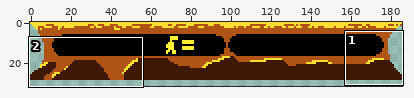
Sprite sheet, stored at src/pics/groundBottom.png. The picture above shows the old version from afar; the outline marks the close-up.
Close-up. Earlier state:
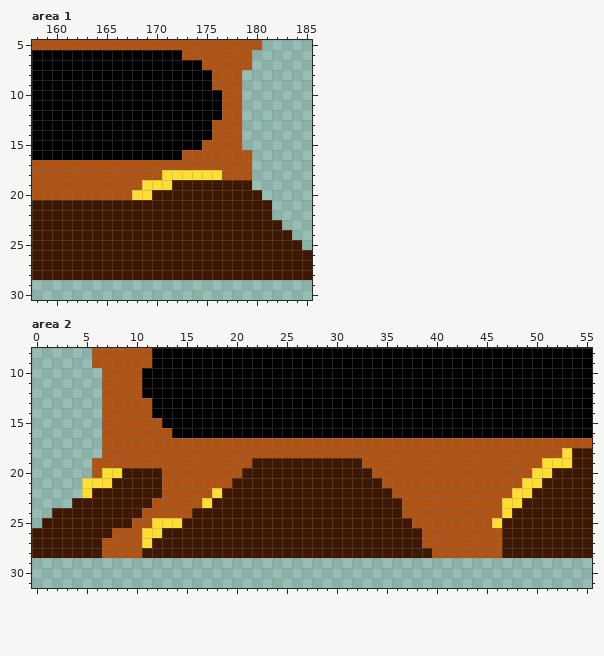
The file is 186x32 pixels. Shown: area 1: x 158..185, y 5..30; area 2: x 0..55, y 8..31.
After the commit:
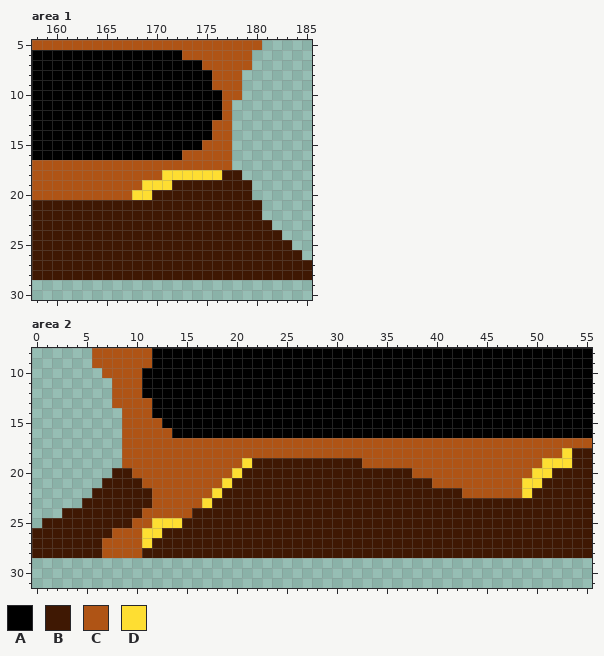
Palette (. is transparent): A #000000  B #3f1803  C #af5415  D #fede32
Changes in this commit:
--- area 1
@@ x 175..185 @@
 10 AACC.......
-11 AACC.......
-12 AACC.......
-13 ACCC.......
-14 ACCC.......
-15 CCCC.......
-16 CCCCC......
-17 CCCCC......
-18 DDCCC......
+11 AAC........
+12 AAC........
+13 ACC........
+14 ACC........
+15 CCC........
+16 CCC........
+17 CCC........
+18 DDBB.......
 19 BBBBB......
-20 BBBBBB.....
-21 BBBBBBB....
-22 BBBBBBB....
-23 BBBBBBBB...
-24 BBBBBBBBB..
-25 BBBBBBBBBB.
-26 BBBBBBBBBBB
+20 BBBBB......
+21 BBBBBB.....
+22 BBBBBB.....
+23 BBBBBBB....
+24 BBBBBBBB...
+25 BBBBBBBBB..
+26 BBBBBBBBBB.
 27 BBBBBBBBBBB
--- area 2
@@ x 0..55 @@
 10 .......CCCCAAAAAAAAAAAAAAAAAAAAAAAAAAAAAAAAAAAAAAAAAAAAA
-11 .......CCCCAAAAAAAAAAAAAAAAAAAAAAAAAAAAAAAAAAAAAAAAAAAAA
-12 .......CCCCAAAAAAAAAAAAAAAAAAAAAAAAAAAAAAAAAAAAAAAAAAAAA
-13 .......CCCCCAAAAAAAAAAAAAAAAAAAAAAAAAAAAAAAAAAAAAAAAAAAA
-14 .......CCCCCAAAAAAAAAAAAAAAAAAAAAAAAAAAAAAAAAAAAAAAAAAAA
-15 .......CCCCCCAAAAAAAAAAAAAAAAAAAAAAAAAAAAAAAAAAAAAAAAAAA
-16 .......CCCCCCCAAAAAAAAAAAAAAAAAAAAAAAAAAAAAAAAAAAAAAAAAA
-17 .......CCCCCCCCCCCCCCCCCCCCCCCCCCCCCCCCCCCCCCCCCCCCCCCCC
-18 .......CCCCCCCCCCCCCCCCCCCCCCCCCCCCCCCCCCCCCCCCCCCCCCDBB
-19 ......CCCCCCCCCCCCCCCCBBBBBBBBBBBCCCCCCCCCCCCCCCCCCDDDBB
-20 ......CDDBBBBCCCCCCCCBBBBBBBBBBBBBCCCCCCCCCCCCCCCCDDBBBB
-21 .....DDDBBBBBCCCCCCCBBBBBBBBBBBBBBBCCCCCCCCCCCCCCDDBBBBB
-22 .....DBBBBBBBCCCCCDBBBBBBBBBBBBBBBBBCCCCCCCCCCCCDDBBBBBB
-23 ....BBBBBBBBCCCCCDBBBBBBBBBBBBBBBBBBBCCCCCCCCCCDDBBBBBBB
-24 ..BBBBBBBBBCCCCCBBBBBBBBBBBBBBBBBBBBBCCCCCCCCCCDBBBBBBBB
-25 .BBBBBBBBBCCDDDBBBBBBBBBBBBBBBBBBBBBBBCCCCCCCCDBBBBBBBBB
-26 BBBBBBBBCCCDDBBBBBBBBBBBBBBBBBBBBBBBBBBCCCCCCCCBBBBBBBBB
-27 BBBBBBBCCCCDBBBBBBBBBBBBBBBBBBBBBBBBBBBCCCCCCCCBBBBBBBBB
-28 BBBBBBBCCCCBBBBBBBBBBBBBBBBBBBBBBBBBBBBBCCCCCCCBBBBBBBBB
+11 ........CCCAAAAAAAAAAAAAAAAAAAAAAAAAAAAAAAAAAAAAAAAAAAAA
+12 ........CCCAAAAAAAAAAAAAAAAAAAAAAAAAAAAAAAAAAAAAAAAAAAAA
+13 ........CCCCAAAAAAAAAAAAAAAAAAAAAAAAAAAAAAAAAAAAAAAAAAAA
+14 .........CCCAAAAAAAAAAAAAAAAAAAAAAAAAAAAAAAAAAAAAAAAAAAA
+15 .........CCCCAAAAAAAAAAAAAAAAAAAAAAAAAAAAAAAAAAAAAAAAAAA
+16 .........CCCCCAAAAAAAAAAAAAAAAAAAAAAAAAAAAAAAAAAAAAAAAAA
+17 .........CCCCCCCCCCCCCCCCCCCCCCCCCCCCCCCCCCCCCCCCCCCCCCC
+18 .........CCCCCCCCCCCCCCCCCCCCCCCCCCCCCCCCCCCCCCCCCCCCDBB
+19 .........CCCCCCCCCCCCDBBBBBBBBBBBCCCCCCCCCCCCCCCCCCDDDBB
+20 ........BBCCCCCCCCCCDBBBBBBBBBBBBBBBBBCCCCCCCCCCCCDDBBBB
+21 .......BBBBCCCCCCCCDBBBBBBBBBBBBBBBBBBBBCCCCCCCCCDDBBBBB
+22 ......BBBBBBCCCCCCDBBBBBBBBBBBBBBBBBBBBBBBBCCCCCCDBBBBBB
+23 .....BBBBBBBCCCCCDBBBBBBBBBBBBBBBBBBBBBBBBBBBBBBBBBBBBBB
+24 ...BBBBBBBBCCCCCBBBBBBBBBBBBBBBBBBBBBBBBBBBBBBBBBBBBBBBB
+25 .BBBBBBBBBCCDDDBBBBBBBBBBBBBBBBBBBBBBBBBBBBBBBBBBBBBBBBB
+26 BBBBBBBBCCCDDBBBBBBBBBBBBBBBBBBBBBBBBBBBBBBBBBBBBBBBBBBB
+27 BBBBBBBCCCCDBBBBBBBBBBBBBBBBBBBBBBBBBBBBBBBBBBBBBBBBBBBB
+28 BBBBBBBCCCCBBBBBBBBBBBBBBBBBBBBBBBBBBBBBBBBBBBBBBBBBBBBB
 29 ........................................................
